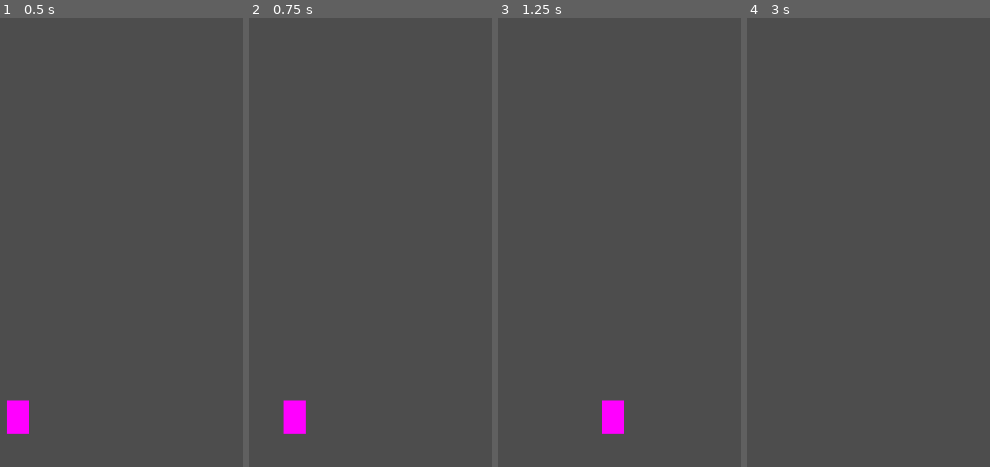
Above: before the commit, frames 1-4 (left to right).
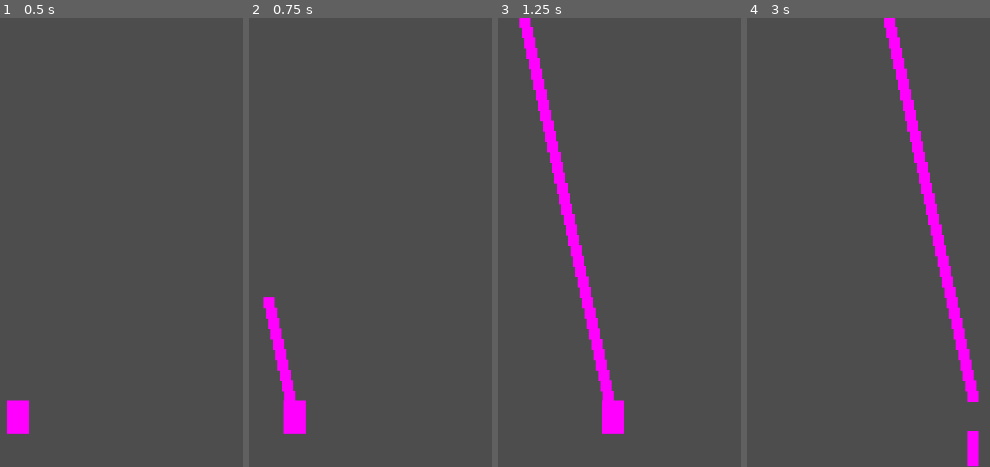
Above: after the commit, the same moments.

Repository: PorthoGamesBR/touhou-like-godot
Game: Godot game, scene res://scenes/fases/fase_1.tscn
The game is run twice, just before and just after one commit, with the same random seed, the same clock (stepped at 60 frames per second) and the same inputs. This scene is started directly instead of the project's main scene.
Inputs:
- Up to frame 1 (0.5 s): no input
- Up to frame 2 (0.75 s): tap Enter at 0.5 s; hold Right (ui_right) from 0.53 s (still down); hold Z (shoot, bound only after the commit) from 0.53 s (still down)
- Up to frame 3 (1.25 s): keep holding Right (ui_right); keep holding Z (shoot, bound only after the commit)
- Up to frame 4 (3 s): release Right (ui_right) at 1.28 s; release Z (shoot, bound only after the commit) at 1.28 s; hold Down (ui_down) 1.28-2.03 s; tap Z (shoot, bound only after the commit) at 1.35, 2.85 s; hold Right (ui_right) 2.03-2.78 s; hold Z (shoot, bound only after the commit) 2.03-2.78 s; hold Up (ui_up) from 2.78 s (still down)

Frame 1 is identical in both runs. In frame 2, 1.1% of the frame differs, in the area x 5-20%, y 62-86%; in frame 3, 4.1%; in frame 4, 4.5%, in the area x 56-96%, y 0-100%.

Commit message:
Created projectile logic

Diff:
--- a/project.godot
+++ b/project.godot
@@ -15,6 +15,14 @@
 config/features=PackedStringArray("4.3", "GL Compatibility")
 config/icon="res://images/icon.svg"
 
+[input]
+
+shoot={
+"deadzone": 0.5,
+"events": [Object(InputEventKey,"resource_local_to_scene":false,"resource_name":"","device":0,"window_id":0,"alt_pressed":false,"shift_pressed":false,"ctrl_pressed":false,"meta_pressed":false,"pressed":false,"keycode":0,"physical_keycode":90,"key_label":0,"unicode":0,"location":0,"echo":false,"script":null)
+]
+}
+
 [rendering]
 
 renderer/rendering_method="gl_compatibility"
--- /dev/null
+++ b/scenes/projeteis/projetil.tscn
@@ -0,0 +1,10 @@
+[gd_scene load_steps=3 format=3 uid="uid://bijitp8nbma2f"]
+
+[ext_resource type="Script" path="res://scripts/projeteis/projetil.gd" id="1_bsrpi"]
+
+[sub_resource type="PlaceholderTexture2D" id="PlaceholderTexture2D_epudj"]
+size = Vector2(16, 16)
+
+[node name="projetil" type="Sprite2D"]
+texture = SubResource("PlaceholderTexture2D_epudj")
+script = ExtResource("1_bsrpi")
--- a/scripts/player/player.gd
+++ b/scripts/player/player.gd
@@ -13,6 +13,12 @@
 
 	position += direction * plr_velocity * delta
 
+	if Input.is_action_pressed("shoot"):
+		var prj_scene = preload("res://scenes/projeteis/projetil.tscn")
+		var prj_instance = prj_scene.instantiate()
+		prj_instance.global_position = global_position
+		get_parent().add_child(prj_instance)
+
 func calculate_player_direction() -> Vector2:
 	var x = 0
 	var y = 0
--- /dev/null
+++ b/scripts/projeteis/projetil.gd
@@ -0,0 +1,13 @@
+extends Sprite2D
+
+var direction = Vector2.UP
+var velocity = 900
+
+# Called when the node enters the scene tree for the first time.
+func _ready() -> void:
+	pass # Replace with function body.
+
+
+# Called every frame. 'delta' is the elapsed time since the previous frame.
+func _process(delta: float) -> void:
+	position += direction * velocity * delta
Not shown, changed: CHANGELOG.md
